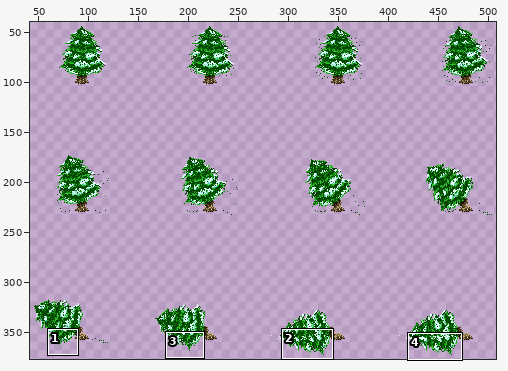
Two versions of one sprite sheet, Assets/Sprites/Obstacles/Tree_02_Tree_Sprite.png. The first picture is a wide view before the edit; the outline marks the close-up.
Close-up. Before the edit:
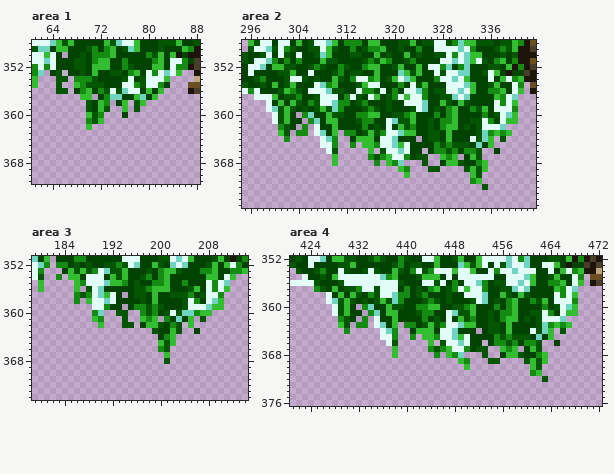
The file is 512x384 pixels. Colours within 5 levels of each other are drawn and written as one. Shown: area 1: x 61..88, y 348..371; area 2: x 295..343, y 348..375; area 3: x 179..214, y 351..374; area 4: x 421..472, y 352..376. The wide view leaves out empty margins. The commit also changed other parts of the picture, which this record leaves out.
And afterwards:
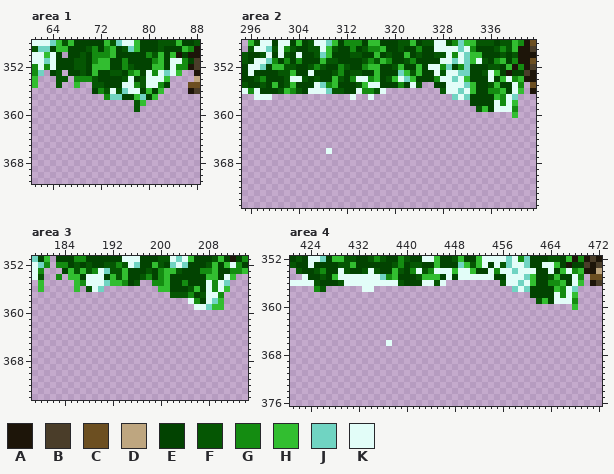
Palette (. is transparent): A #1d1509  B #4a3d29  C #6c4f21  D #bea680  E #024301  F #055603  G #148c11  H #32be30  J #70d4c2  K #e2fdf8
The edit:
--- area 1
@@ x 63..78 @@
 354 ..FF.GGGFEEEEFKE
-355 ..F..HGFFFEEEKKG
-356 ..FF.EGHEGFKFJKK
-357 ......HH.EGJJEEH
-358 .......FEHG.EH.F
-359 .......FEHF..H.F
-360 .......HFG...E..
-361 .......GFH......
-362 .......H........
+355 ..F..H..FFEEEKKG
+356 ........EGFKFJKK
+357 ..........GJJEEH
+358 ...............F
+359 ...............F
+360 ................
+361 ................
+362 ................
 363 ................
--- area 2
@@ x 295..343 @@
 354 EEFGEEEFKKFEFEEHFEGKKGHEFHKJHEEEGKKJKHEEEKEHKGHAA
-355 FEEFEHEFHEEEKJGHEEEFHKKEEEGEKFHEEEKKKJHEEFHEEKG.C
-356 KGKEEEFHGFEKKKJFFEEKGGFKEGEKKJGEFFKKJKHEEGGHEKH.A
-357 ..KKKHEFFGEEFKKKEGKFEKHEFGKHKKGEEFFJKJEEEEHGKJ...
-358 ....KEHEHFEGFKKJGGEFGEEEFEEKKKJEEHFEHFEEEEKGKH...
-359 ....KJFHFEFEFHFJGEEEFGFEFEEEFKJEFEGHEEGFHEKKKG...
-360 .....KFHE.GJEEHFFEEGGHHEEFFGHEEEGEGHEEEEGEFKJH...
-361 .....KFHEE.GJEHHEEEFGGEEKJFFHEEFEGGHEEFFKGEKHH...
-362 ......GFE.G.KEEHEEEEGEFEKEHFGEEFEGHHEFEFKKKJ.....
-363 ......HF.GG.KJEH.GGEFHFGKKJHHEEFFEHEEEEFJGHGH....
-364 .......G.....KJG..EHHHEKKJEEE.EFFEHEEEKFJH.F.....
-365 .............KKG..G.HHGKKJHKEEEEGFGFFFEJEH.......
-366 ..............KF.....H.FKKJKEE.EGGFGEGGF..E......
-367 ...............H.....GFGHKKGEFF..HGH.EHF.........
-368 ...............H......G.HGJ...F..EHHFEEGH........
-369 ..........................HG...FF....FHFH........
-370 ...........................H..........HF.........
-371 ......................................GH.........
-372 ........................................F........
+355 FEEFEHEFHEEEKJGHEEEFHKKEEEGEKF..EEKKKJHEEFHEEKG.C
+356 KGKEEEFHGFEKKKJFFEEKGGFK.........FKKJKHEEGGHEKH.A
+357 ..KKK.............K..K.............JKJEEEEHGKJ...
+358 ......................................EEEEKGKH...
+359 .......................................FHEKKKG...
+360 .............................................H...
+361 .................................................
+362 .................................................
+363 .................................................
+364 .................................................
+365 .................................................
+366 ..............K..................................
+367 .................................................
+368 .................................................
+369 .................................................
+370 .................................................
+371 .................................................
+372 .................................................
 373 .................................................
--- area 3
@@ x 179..214 @@
 354 KF..G.HHEKKKEHFHEEFGEGHEEEEEEHHEKH..
-355 .H.....HGKKKJHHGEFEEGGHEEGEEEKGKJ...
-356 .H.....H.FKJEEEEEFFGHHHEEEFHEKGKH...
-357 .......GFGKJHKE.EFFEHEEFFFGEFKKG....
-358 .......G.HKKJKEEEEFEHEEEEFKGEKJH....
-359 ..........KKGEE.EGGFGFEEEFKKKJHH....
-360 ..........GJ..FF..GFGEFKFJJGHH......
-361 ..........HG...F..HGH.GEJEH.F.......
-362 ...........H...FF.EHHFEGF.H.........
-363 ....................FEEHF..E........
-364 .....................EGH............
-365 .....................HFH............
-366 .....................GF.............
-367 ......................H.............
-368 ......................F.............
+355 .H.....HGKKKJHHGEF..GGHEEGEEEKGKJ...
+356 .H.....H.FKJ.........HHEEEFHEKGKH...
+357 .......................FFFGEFKKG....
+358 ..........................KGEKJH....
+359 ...........................KKJHH....
+360 ....................................
+361 ....................................
+362 ....................................
+363 ....................................
+364 ....................................
+365 ....................................
+366 ....................................
+367 ....................................
+368 ....................................
 369 ....................................
--- area 4
@@ x 421..472 @@
 355 ..KEEFEHKKKKKKKJGHEEEFHHHEKEKKKKKKEEKKKJHEEFHEEKG.CC
-356 KKKKFEEEFKKKKKKKKKFEEEKKFKEGEKKJGEFFKKJKHEEGGHEKH.AB
-357 ....GFEHEFFGKKFKKKEGEFEGHEFGKHKKGEEFFJKJEEEEHGKJ....
-358 ......KEHEHFEGFKKJGGEFGEEEFEEKKKJEEHFEHFEEEEKGKH....
-359 ......KJFHFEFEFHFJGEEEFGFEFEEEFKJEFEGHEEGFHEKKKG....
-360 .......KFHE.GJEEHFFEEGGHHEEFFGHEEEGEGHEEEEGEFKJH....
-361 .......KFHEE.GJEHHEEEFGGEEKJFFHEEFEGGHEEFFKGEKHH....
-362 ........GFE.G.KEEHEEEEGEFEKEHFGEEFEGHHEFEFKKKJ......
-363 ........HF.GG.KJEH.GGEFHFGKKJHHEEFFEHEEEEFJGHGH.....
-364 .........G.....KJG..EHHHEKKJEEE.EFFEHEEEKFJH.F......
-365 ...............KKG..G.HHGKKJHKEEEEGFGFFFEJEH........
-366 ................KF.....H.FKKJKEE.EGGFGEGGF..E.......
-367 .................H.....GFGHKKGEFF..HGH.EHF..........
-368 .................H......G.HGJ...F..EHHFEEGH.........
-369 ............................HG...FF....FHFH.........
-370 .............................H..........HF..........
-371 ........................................GH..........
-372 ..........................................F.........
+356 KKKKFEEEFKKKKKKKKKFEEEKKFK.........FKKJKHEEGGHEKH.AB
+357 ....GF......KK.......................JKJEEEEHGKJ....
+358 ........................................EEEEKGKH....
+359 .........................................FHEKKKG....
+360 ...............................................H....
+361 ....................................................
+362 ....................................................
+363 ....................................................
+364 ....................................................
+365 ....................................................
+366 ................K...................................
+367 ....................................................
+368 ....................................................
+369 ....................................................
+370 ....................................................
+371 ....................................................
+372 ....................................................
 373 ....................................................
Where, in picture pixels (left, top, right, bottom), the same in both close-ups:
erased: (56, 82, 128, 130)
erased: (266, 82, 518, 190)
erased: (74, 280, 212, 364)
erased: (326, 280, 578, 382)
